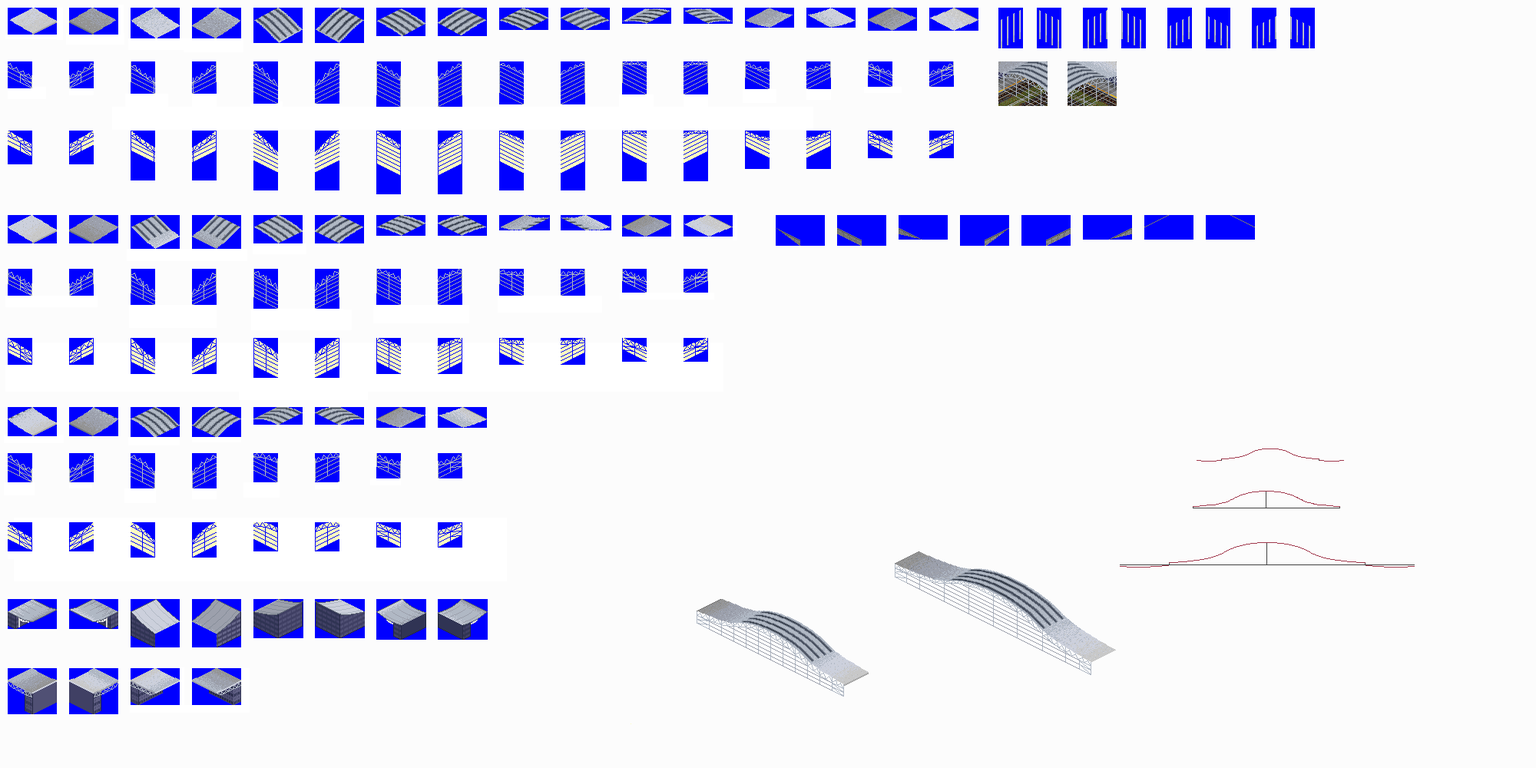
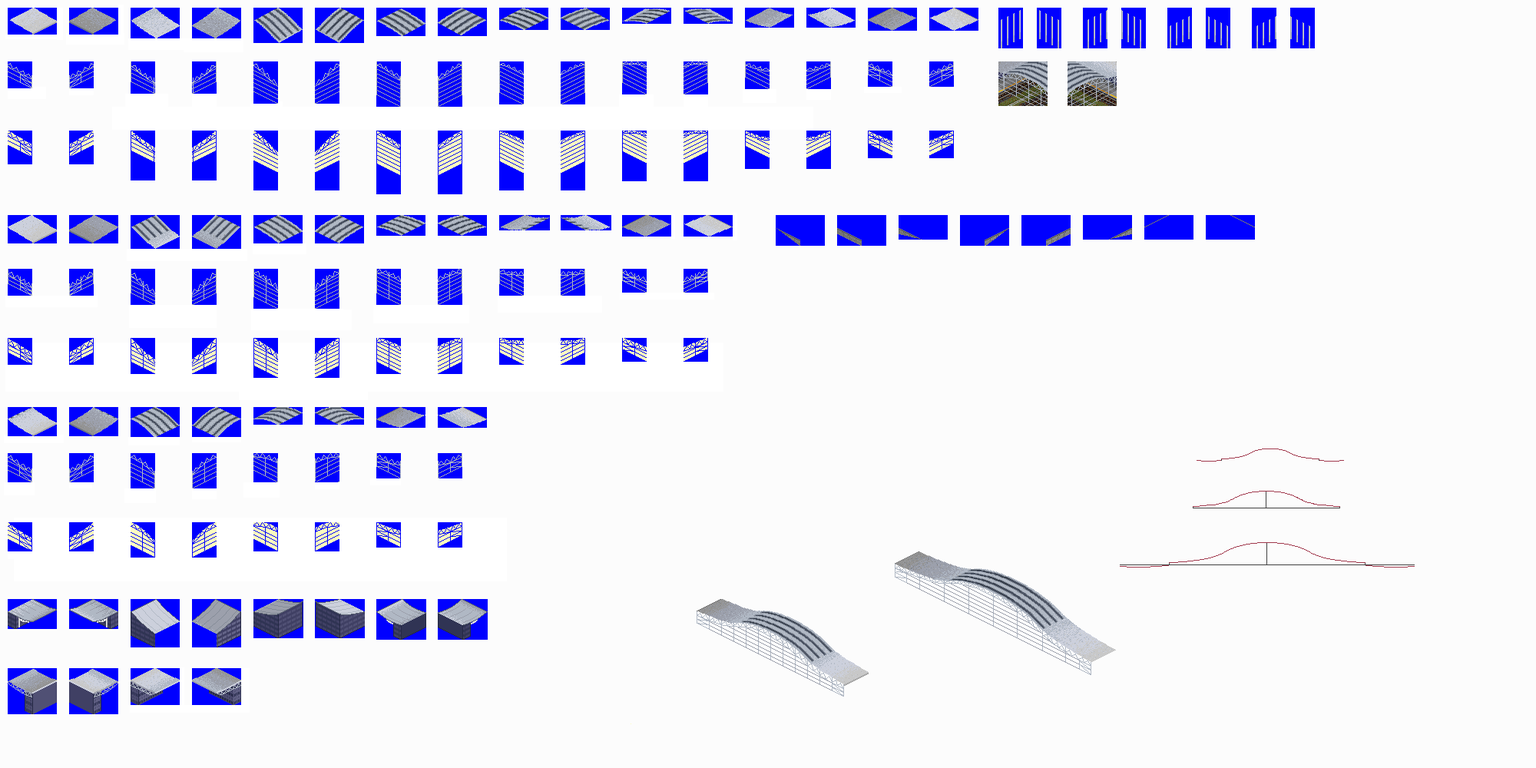
Layer changes from the first (1536, 768) image to the second:
painted on "building_result" over bbox(7, 668, 119, 692)
